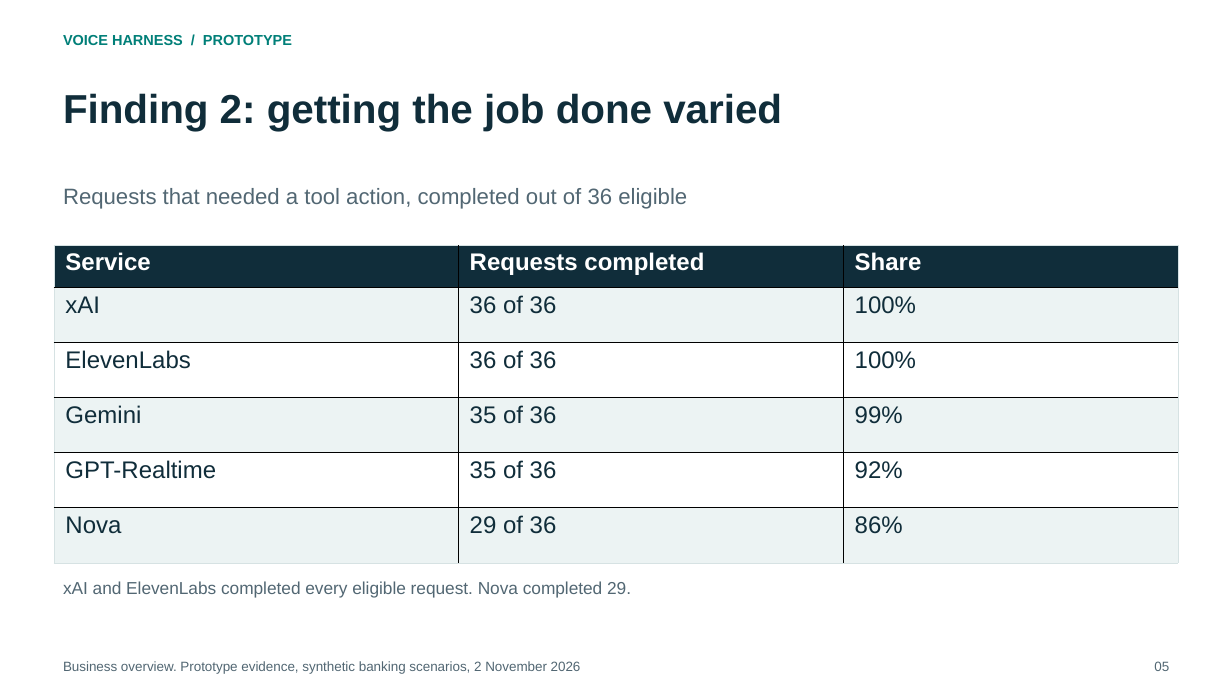
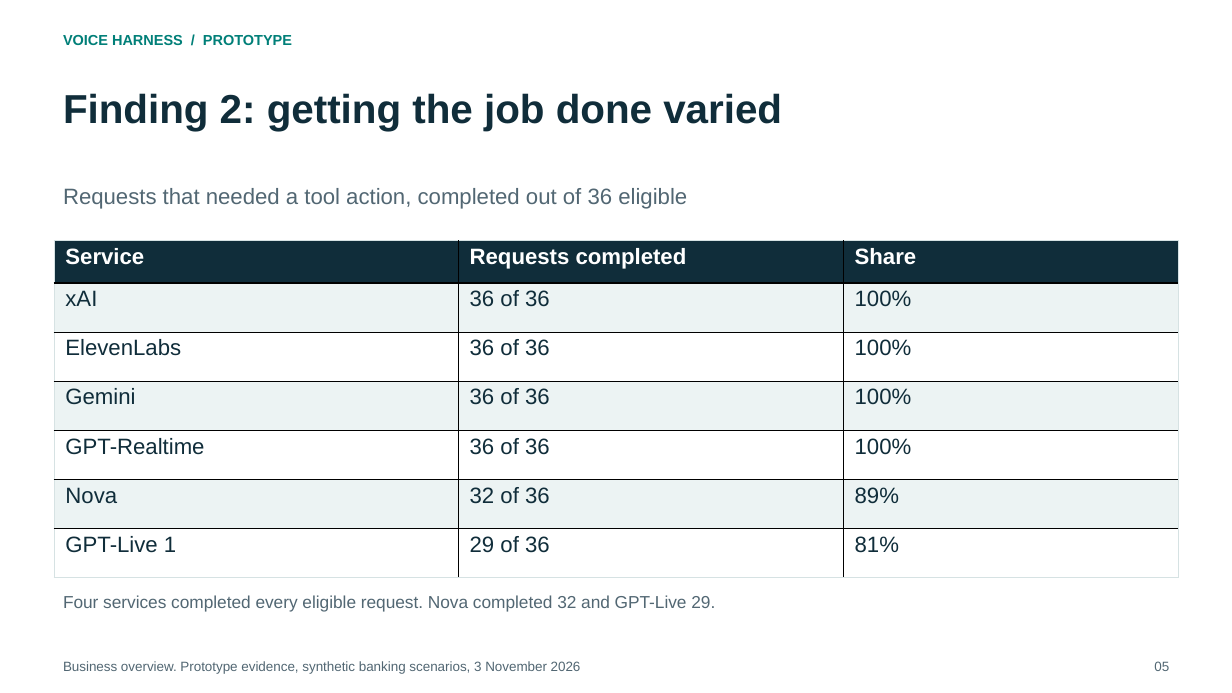
Before and after one commit to Ready2k/Voice_harness, a slide deck: slide 5 of output/consulting-2026-10-31/deliverables/Voice-Harness-Business-Overview.pptx. Drawn at 1232x693 pixels with LibreOffice and Linux fonts; fonts in the diff are those of the drawing. Boxes give left, top, right and bottom in pixels: in the first picture for what was removed or moved away, otherwise in the second. Text is boxed around its words. In the diff, an @@ line names an element or a change of style, - is before the commit and + after.

```diff
--- a/output/consulting-2026-10-31/deliverables/Voice-Harness-Business-Overview.pptx
+++ b/output/consulting-2026-10-31/deliverables/Voice-Harness-Business-Overview.pptx
@@ table at <box>54,240,1178,578</box> @@
-row 4: Gemini | 35 of 36 | 99%
-row 5: GPT-Realtime | 35 of 36 | 92%
-row 6: Nova | 29 of 36 | 86%
+row 4: Gemini | 36 of 36 | 100%
+row 5: GPT-Realtime | 36 of 36 | 100%
+row 6: Nova | 32 of 36 | 89%
+row 7: GPT-Live 1 | 29 of 36 | 81%
@@ table: place and size @@
-table at <box>54,246,1178,564</box>
+table at <box>54,240,1178,578</box>
@@ text at <box>63,595,715,612</box>: text changed @@
-xAI and ElevenLabs completed every eligible request. Nova completed 29.
+Four services completed every eligible request. Nova completed 32 and GPT-Live 29.
```
Also in this commit, not shown: 10 other slides changed, 29 other files.
